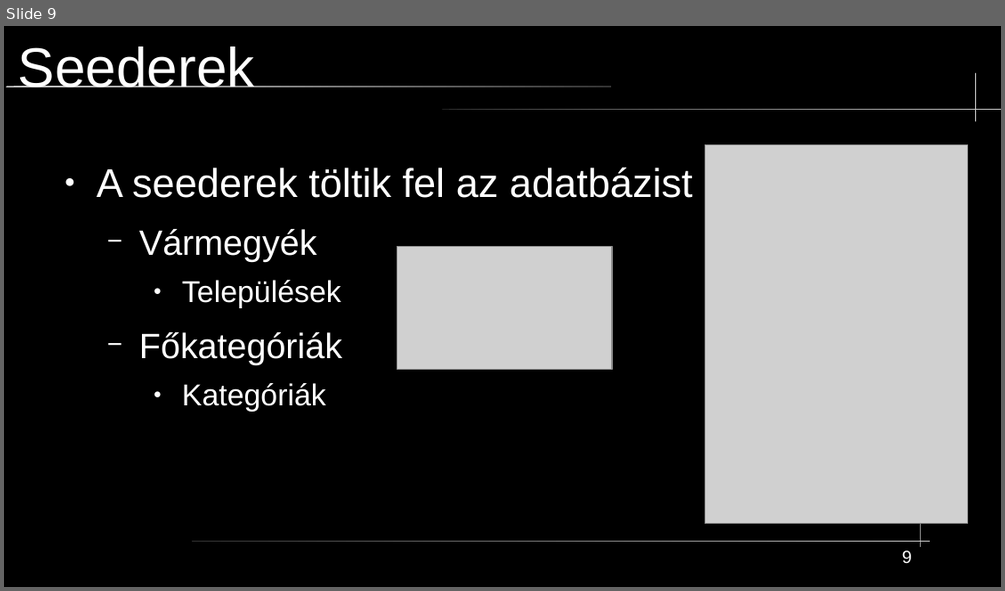
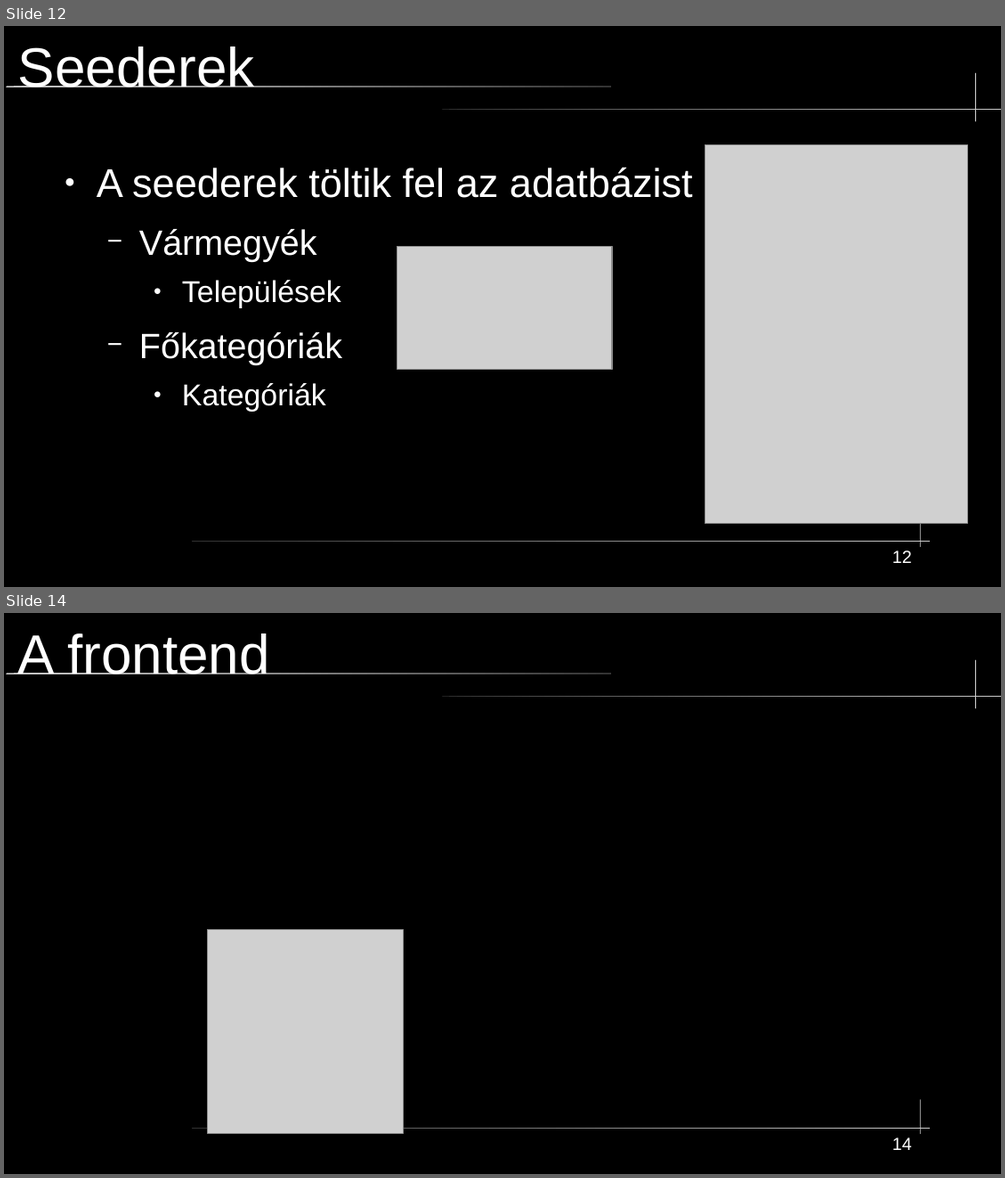
Before and after one commit to mikobalint-szbi/PawnHub, a slide deck: [Developer]/PPT/technikai prezentáció.odp. Shown one above the other, each under a label of ours: slide 9 before the commit, slides 12 and 14 after it; the slides between them are not shown. The pictures are 1005x591 and 1005x1178 pixels, drawn with LibreOffice and Linux fonts; fonts in the diff are those of the drawing; grey boxes stand for pictures. Boxes give left, top, right and bottom in pixels: in the first picture for what was removed or moved away, otherwise in the second. Text is boxed around its words. In the diff, an @@ line names an element or a change of style, - is before the commit and + after.

```diff
--- a/[Developer]/PPT/technikai prezentáció.odp
+++ b/[Developer]/PPT/technikai prezentáció.odp
@@ slide 14 added at [4,613,1001,1174], background #000000; not listed: 5 template elements that a slide beside it also shows @@
@@ title added at [18,633,270,674], 44 pt, text #FFFFFF @@
+A frontend
@@ picture added at [208,930,403,1133] @@
@@ page number added at [892,1137,912,1150], 14 pt, text #FFFFFF @@
+14
@@ what was slide 9 is now slide 12 @@
@@ page number at [892,550,912,563]: text changed @@
-9
+12
```
Also in this commit, not shown: 2 slides changed, 4 other slides added.
